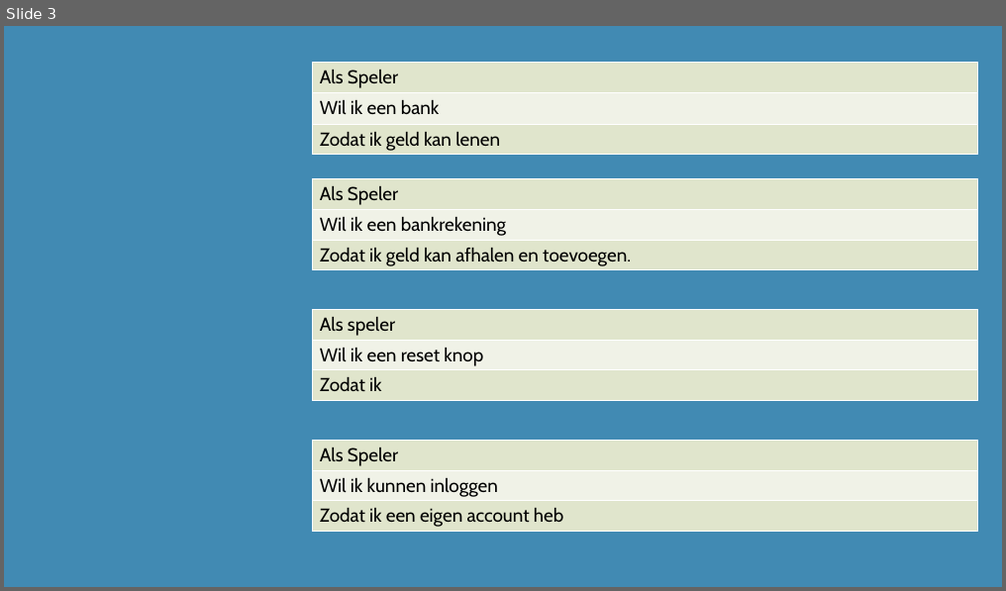
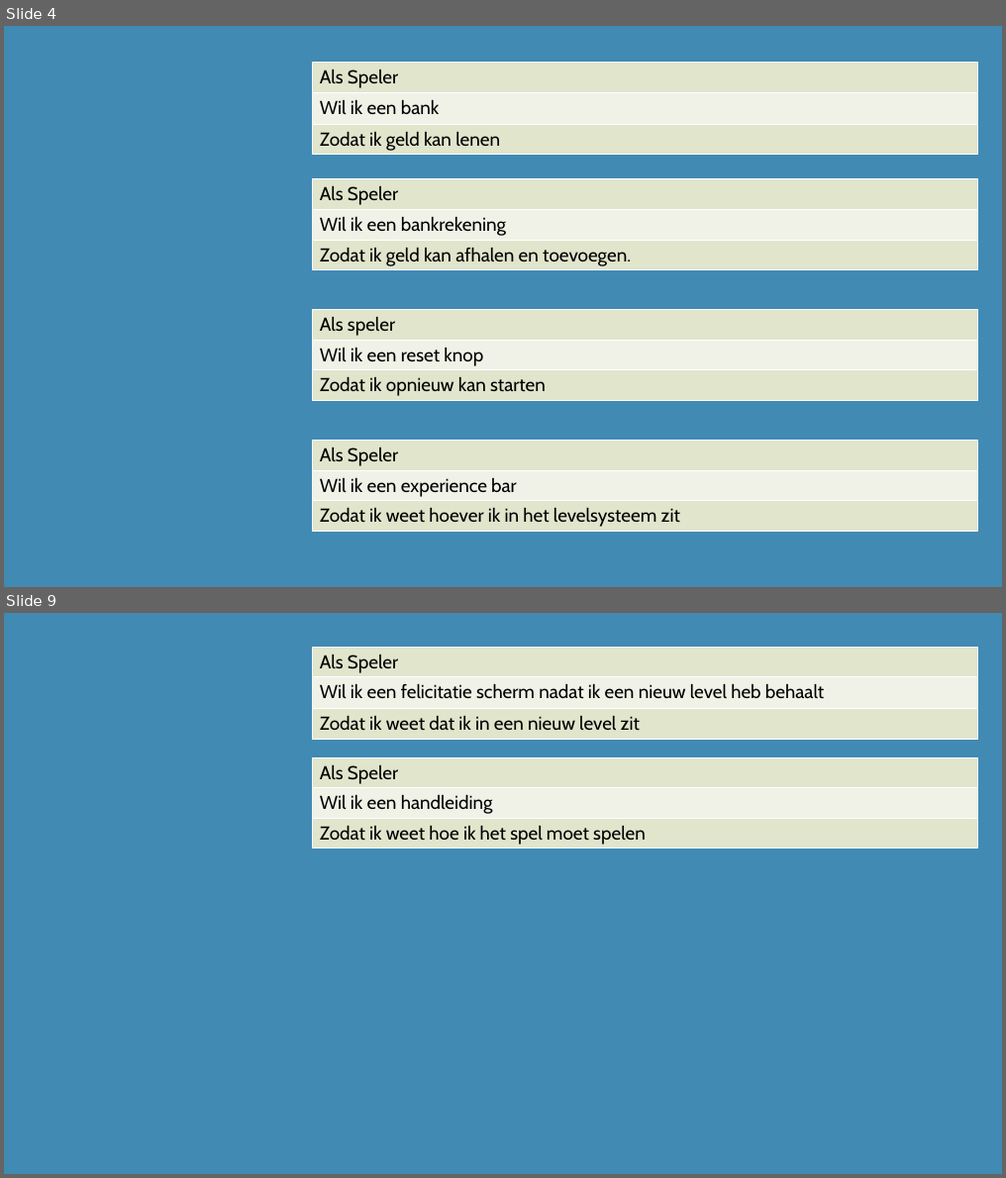
Before and after one commit to DiangeloHaaze/paardenrace, a slide deck: UserStories.pptx. Shown one above the other, each under a label of ours: slide 3 before the commit, slides 4 and 9 after it; the slides between them are not shown. The pictures are 1006x591 and 1006x1178 pixels, drawn with LibreOffice and Linux fonts; fonts in the diff are those of the drawing. Boxes give left, top, right and bottom in pixels: in the first picture for what was removed or moved away, otherwise in the second. Text is boxed around its words. In the diff, an @@ line names an element or a change of style, - is before the commit and + after.

```diff
--- a/UserStories.pptx
+++ b/UserStories.pptx
@@ slide 9 added at (x1=4, y1=613, x2=1002, y2=1174), background #418AB3 @@
@@ table added at (x1=313, y1=647, x2=978, y2=739), 3 rows, 1 columns @@
+Als Speler
+Wil ik een felicitatie scherm nadat ik een nieuw level heb behaalt
+Zodat ik weet dat ik in een nieuw level zit
@@ table added at (x1=313, y1=758, x2=978, y2=849), 3 rows, 1 columns @@
+Als Speler
+Wil ik een handleiding
+Zodat ik weet hoe ik het spel moet spelen
@@ what was slide 3 is now slide 4 @@
@@ slide 4 changed as well @@
@@ table at (x1=313, y1=310, x2=978, y2=401) @@
-row 3, column 1: Zodat ik
+row 3, column 1: Zodat ik opnieuw kan starten
@@ table at (x1=313, y1=440, x2=978, y2=531) @@
-row 2, column 1: Wil ik kunnen inloggen
+row 2, column 1: Wil ik een experience bar
-row 3, column 1: Zodat ik een eigen account heb
+row 3, column 1: Zodat ik weet hoever ik in het levelsysteem zit
```
Also in this commit, not shown: 1 other slide changed, 27 other slides added.
